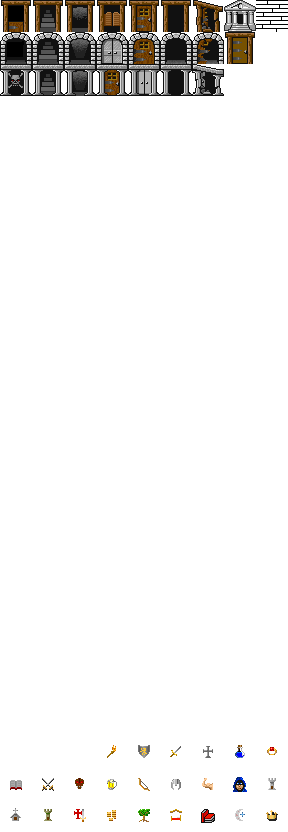
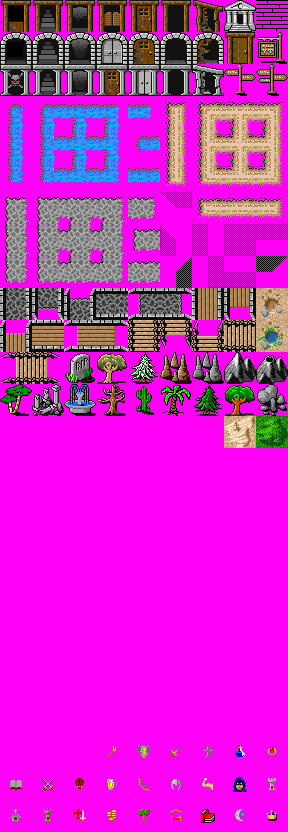
Before/after of a 288x832 layered artwork. What changed in the layer stack:
painted on "Background" over [0, 0, 288, 448]
showed "PINK" over [0, 0, 288, 832]
